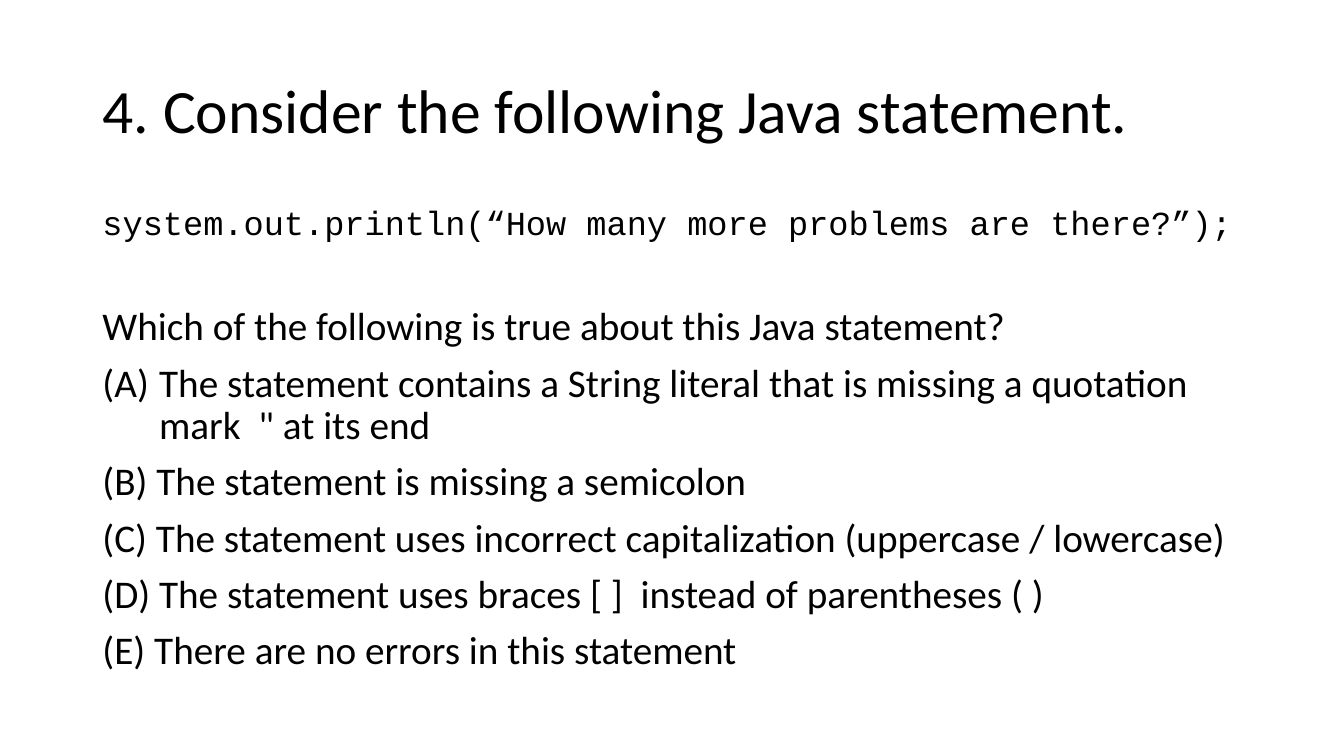
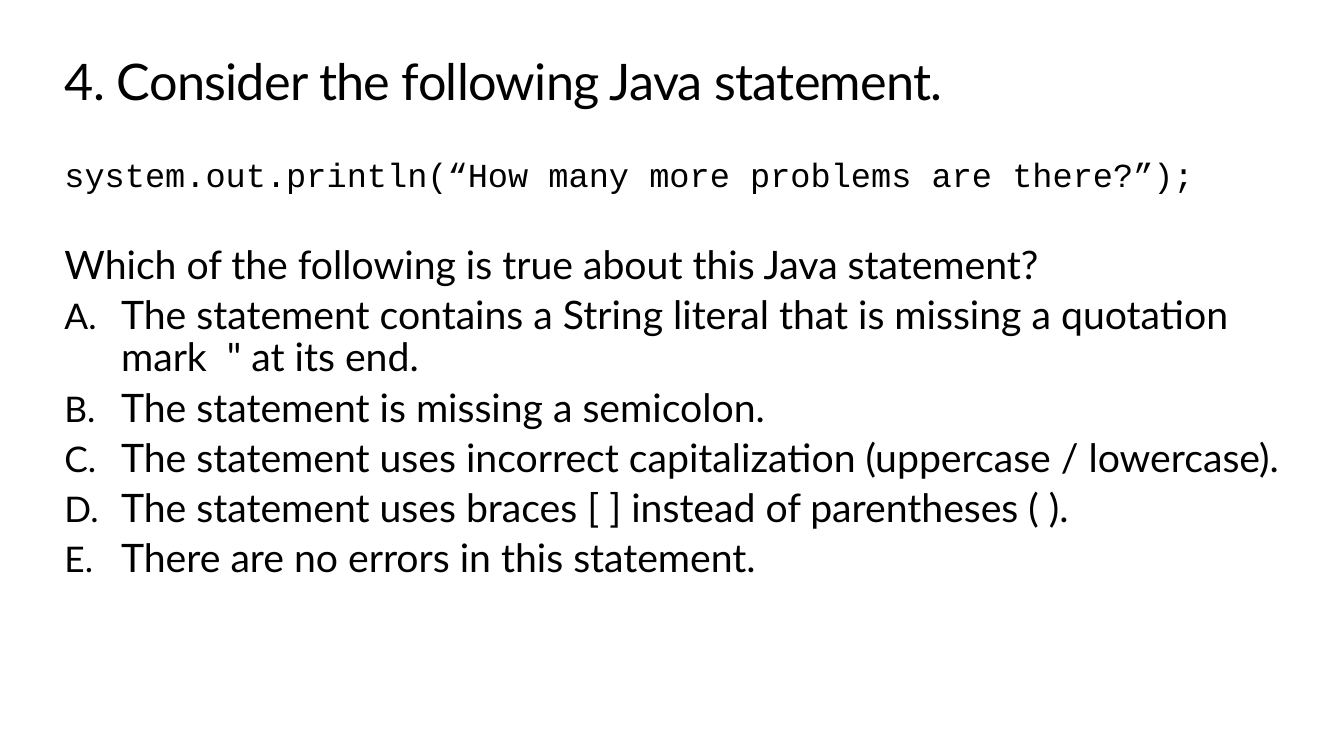
Before and after one commit to TEALSK12/apcsa-public, a slide deck: slide 7 of curriculum/Unit2/Unit2.pptx. Drawn at 1344x756 pixels with LibreOffice and Linux fonts; fonts in the diff are those of the drawing; background and template pictures are left out. Boxes give left, top, right and bottom in pixels: in the first picture for what was removed or moved away, otherwise in the second. Text is boxed around its words. In the diff, an @@ line names an element or a change of style, - is before the commit and + after.

```diff
--- a/curriculum/Unit2/Unit2.pptx
+++ b/curriculum/Unit2/Unit2.pptx
@@ title "4. Consider the following Java ...": place and size @@
-title "4. Consider the following Java ..." at [102,90,1128,144]
+title "4. Consider the following Java ..." at [65,63,943,109]
@@ title "4. Consider the following Java ..." at [65,63,943,109]: size 44 to 36 pt, font Calibri to Lato, letter spacing 0 to -0.5 pt; line spacing 0.9 to 1; vertical alignment middle to top @@
@@ text at [64,162,1194,286]: font Calibri to Lato in "Which of the following is true about ..."; less space between paragraphs @@
@@ text "system.out.println(“How many more problems are ...": place and size @@
-text "system.out.println(“How many more problems are ..." at [102,210,1232,670]
+text "system.out.println(“How many more problems are ..." at [64,162,1279,573]
@@ text at [121,300,1279,573]: text changed; font Calibri to Lato @@
-1. The statement contains a String literal that is missing a quotation mark " at its end
-(B) The statement is missing a semicolon
-(C) The statement uses incorrect capitalization (uppercase / lowercase)
-(D) The statement uses braces [ ] instead of parentheses ( )
-(E) There are no errors in this statement
+A. The statement contains a String literal that is missing a quotation mark " at its end.
+B. The statement is missing a semicolon.
+C. The statement uses incorrect capitalization (uppercase / lowercase).
+D. The statement uses braces [ ] instead of parentheses ( ).
+E. There are no errors in this statement.
```
Also in this commit, not shown: 75 other slides changed, 35 slides added, 7 slides removed.
